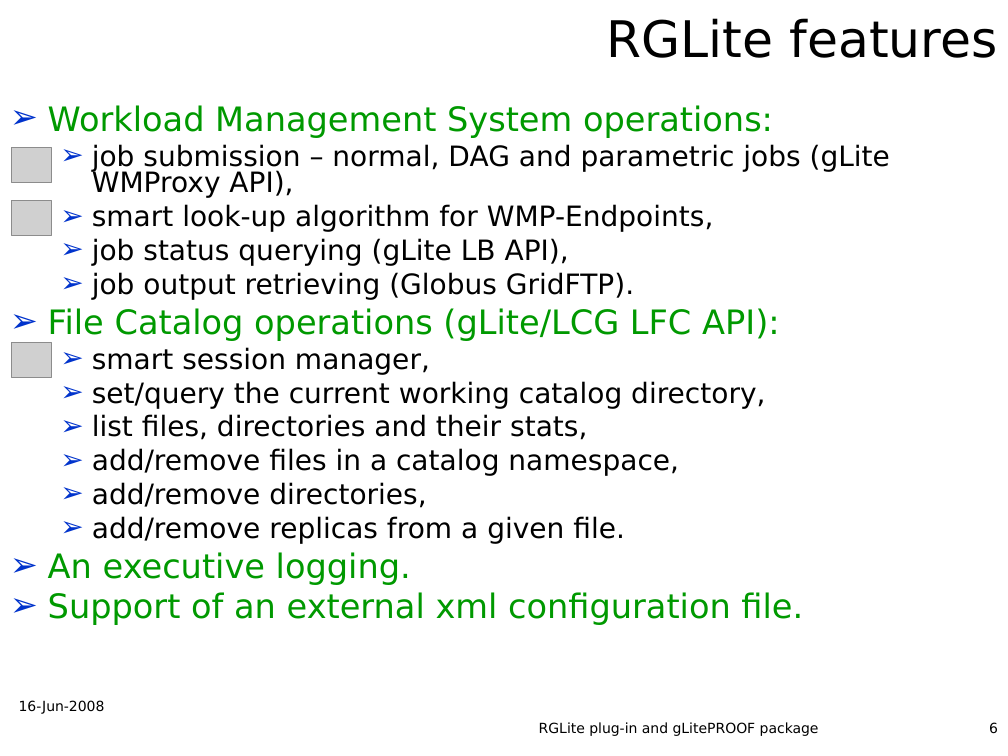
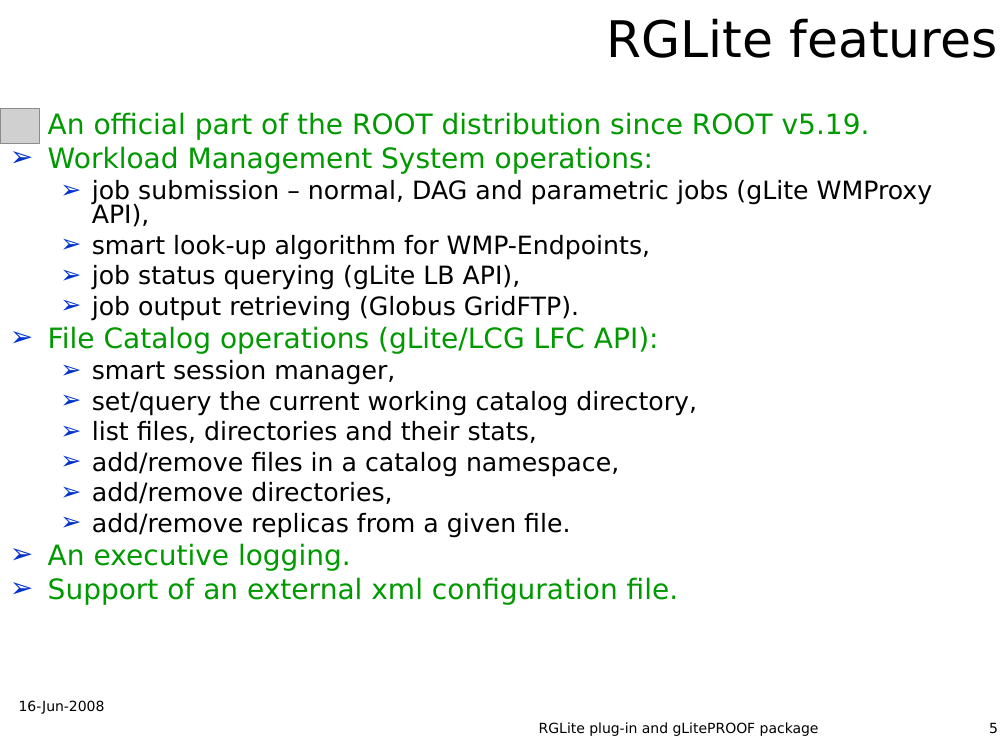
Before and after one commit to AnarManafov/PoDDocumentation, a slide deck: slide 5 of HEPCG-Workshops/2008-Jun/HEPCG-Workshops-2008-Jun-RGLite_gLitePROOF-GSI.ppt (slide 6 before the commit). Drawn at 1008x756 pixels with LibreOffice and Linux fonts; fonts in the diff are those of the drawing; grey boxes stand for pictures; background and template pictures are left out. Boxes give left, top, right and bottom in pixels: in the first picture for what was removed or moved away, otherwise in the second. Text is boxed around its words. In the diff, an @@ line names an element or a change of style, - is before the commit and + after.

```diff
--- a/HEPCG-Workshops/2008-Jun/HEPCG-Workshops-2008-Jun-RGLite_gLitePROOF-GSI.ppt
+++ b/HEPCG-Workshops/2008-Jun/HEPCG-Workshops-2008-Jun-RGLite_gLitePROOF-GSI.ppt
@@ text "An official part of the ...": place and size @@
-text "An official part of the ..." at box(48, 105, 890, 625)
+text "An official part of the ..." at box(48, 112, 933, 605)
@@ picture: place and size @@
-picture at box(12, 148, 51, 183)
+picture at box(0, 108, 39, 143)
@@ text at box(48, 112, 870, 140): paragraph added @@
+➢ An official part of the ROOT distribution since ROOT v5.19.
@@ text at box(48, 146, 933, 605): size 24 to 20 pt in "Workload Management System operations:", "File Catalog operations (gLite/LCG LFC API):", "An executive logging.", "Support of an external xml configuration file."; size 20 to 18 pt in "job submission – normal, DAG and parametric ...", "smart look-up algorithm for WMP-Endpoints,", "job status querying (gLite LB API),", "job output retrieving (Globus GridFTP)." and 6 more places; less space between paragraphs @@
@@ picture removed at box(12, 201, 51, 236) @@
@@ picture removed at box(12, 343, 51, 378) @@
@@ page number at box(989, 722, 998, 734): text changed @@
-6
+5
```
Also in this commit, not shown: 5 other slides changed, 1 slide removed.
